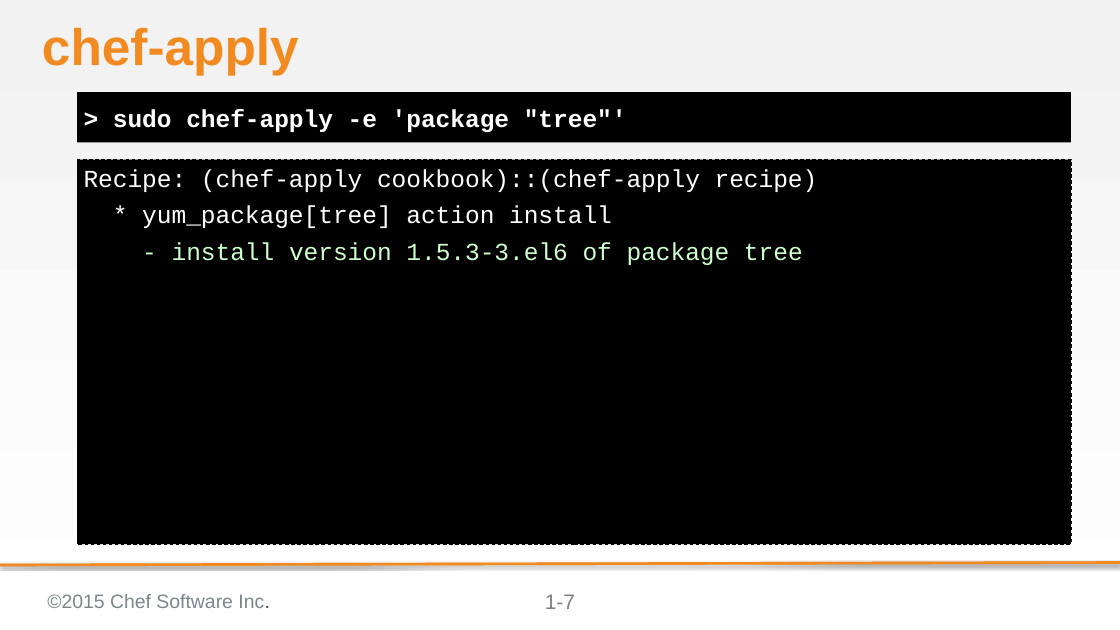
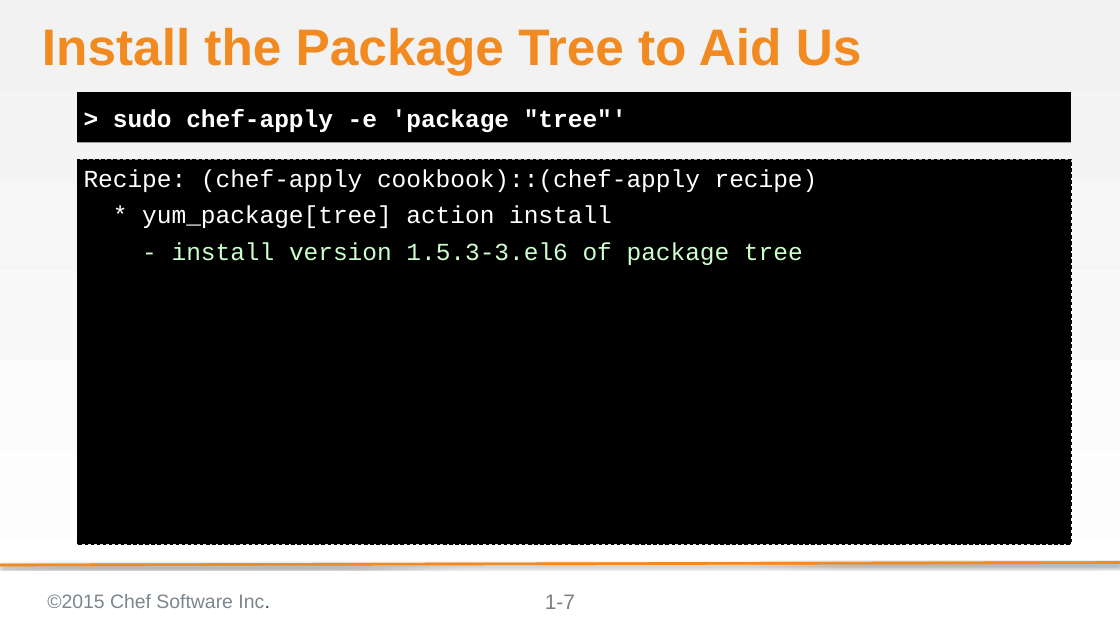
Before and after one commit to chef-training/test_driven_cookbook_development, a slide deck: slide 7 of 01-building_cookbooks_with_tests.pptx. Drawn at 1120x630 pixels with LibreOffice and Linux fonts; fonts in the diff are those of the drawing; background and template pictures are left out. Boxes give left, top, right and bottom in pixels: in the first picture for what was removed or moved away, otherwise in the second. Text is boxed around its words. In the diff, an @@ line names an element or a change of style, - is before the commit and + after.

```diff
--- a/01-building_cookbooks_with_tests.pptx
+++ b/01-building_cookbooks_with_tests.pptx
@@ title at box(42, 27, 862, 75): text changed @@
-chef-apply
+Install the Package Tree to Aid Us
```
Also in this commit, not shown: 18 other slides changed, 5 other files.
